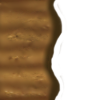
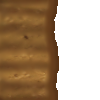
Layer changes from the first 100x100 image to the second:
renamed "Слой 19" to "Слой 21", hid it, moved it above "Слой 20", painted on it over (0, 0, 67, 100)
showed "Слой 20", painted on it over (0, 0, 59, 100)
